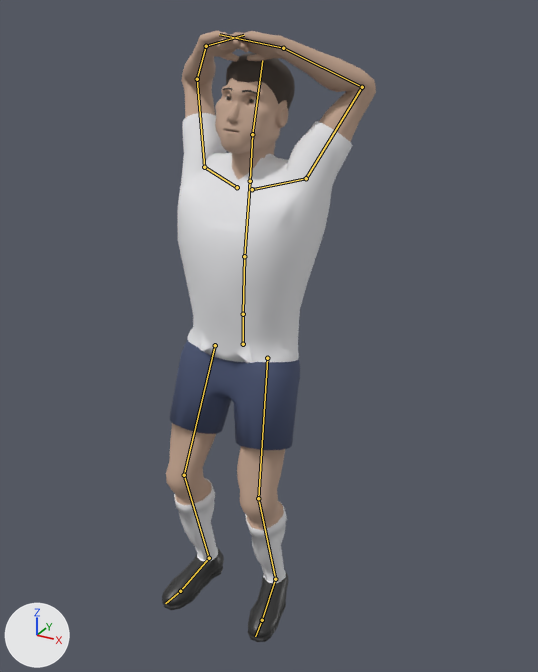
Renders of the Blender file assets/figure/figure.blend from each side of a commit.
The view is the same before and after, from a camera (50 mm lens) standing at (1.089, -1.78, 1.884) and looking at (0.065, 0.082, 0.953). The axes (+X, +Y, +Z) are drawn at lower left. The lights are the same throughout. The picture after the commit comes second. Both versions are drawn at frame 15 of the action 'despair'; the numbers are the values there. The bones that bend it are drawn over the model as lines.

In view in the first picture: 'body', 'eyes', 'hair_short'.
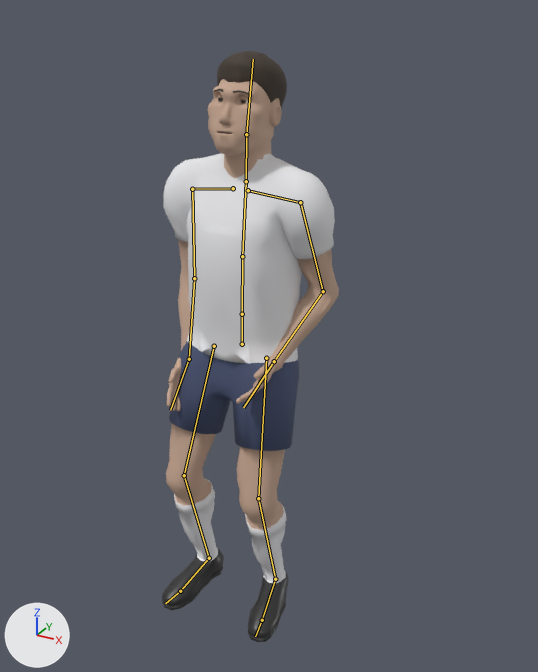
Location of each change, (x1, y1, x2, y2) in pixels of the pictures (538 x 672 px):
'body', posed (17% narrower, 8% shorter): before (162, 30, 376, 642); after (162, 79, 339, 642)
'hair_short', posed: before (222, 53, 295, 110); after (213, 51, 287, 108)
'eyes', posed: before (226, 96, 257, 132); after (218, 98, 248, 134)
bone 'spine', root to tip: before (243, 314) to (244, 256); after (242, 314) to (242, 256)
bone 'chest', root to tip: before (244, 256) to (250, 181); after (242, 256) to (246, 181)
bone 'shoulder_L', root to tip: before (252, 189) to (306, 178); after (248, 190) to (300, 202)
bone 'upper_arm_L', root to tip: before (306, 178) to (362, 87); after (300, 202) to (323, 291)
bone 'forearm_L', root to tip: before (362, 87) to (283, 48); after (323, 291) to (274, 361)
bone 'hand_L', root to tip: before (283, 48) to (219, 34); after (274, 361) to (243, 407)
bone 'shoulder_R', root to tip: before (237, 187) to (204, 167); after (233, 188) to (192, 189)
bone 'upper_arm_R', root to tip: before (204, 167) to (197, 79); after (192, 189) to (194, 278)
bone 'forearm_R', root to tip: before (197, 79) to (206, 46); after (194, 278) to (189, 359)
bone 'hand_R', root to tip: before (206, 46) to (244, 35); after (189, 359) to (170, 410)

What the commit changed:
Bone 'spine' (bone_spine) turns from (-5, 0, 0) to (-3, 0, 0) degrees about its own x, y and z.
Bone 'chest' (bone_chest) turns from (-6, 0, 0) to (-4, 0, 0) degrees about its own x, y and z.
Bone 'shoulder_L' (bone_shoulder_l) turns from (-8, -5, 24) to (0, 0, 0) degrees about its own x, y and z.
Bone 'upper_arm_L' (bone_upper_arm_l) turns from (-19, -49, 102) to (-20, 24, -44) degrees about its own x, y and z.
Bone 'forearm_L' (bone_forearm_l) turns from (89, 0, 0) to (49, 0, -7) degrees about its own x, y and z.
Bone 'hand_L' (bone_hand_l) turns from (30, -70, 0) to (20, -47, 0) degrees about its own x, y and z.
Bone 'shoulder_R' (bone_shoulder_r) turns from (-8, 5, -24) to (0, 0, 0) degrees about its own x, y and z.
Bone 'upper_arm_R' (bone_upper_arm_r) turns from (-19, 49, -102) to (-7, -19, 44) degrees about its own x, y and z.
Bone 'forearm_R' (bone_forearm_r) turns from (89, 0, 0) to (17, 0, 3) degrees about its own x, y and z.
Bone 'hand_R' (bone_hand_r) turns from (30, 70, 0) to (18, 42, 0) degrees about its own x, y and z.
